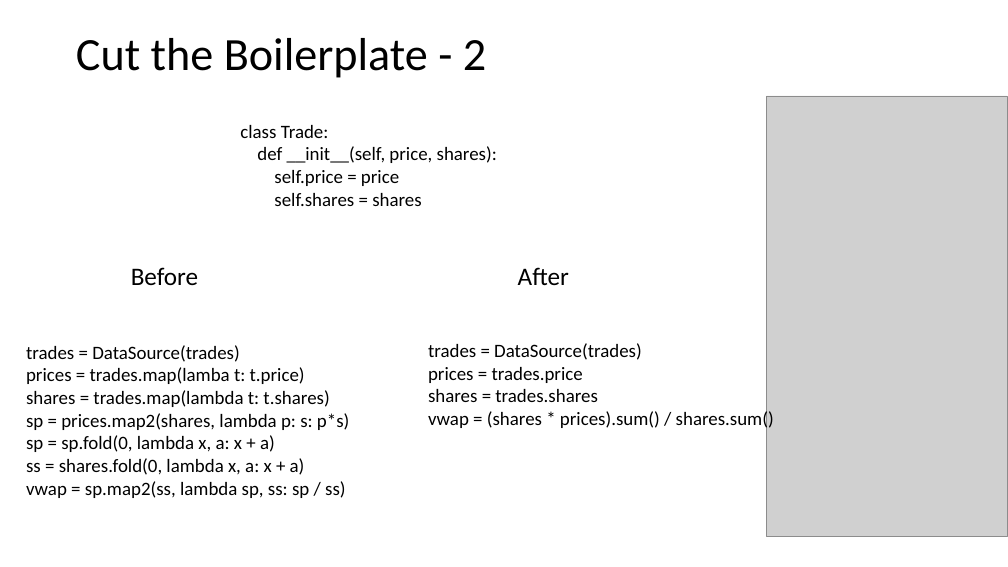
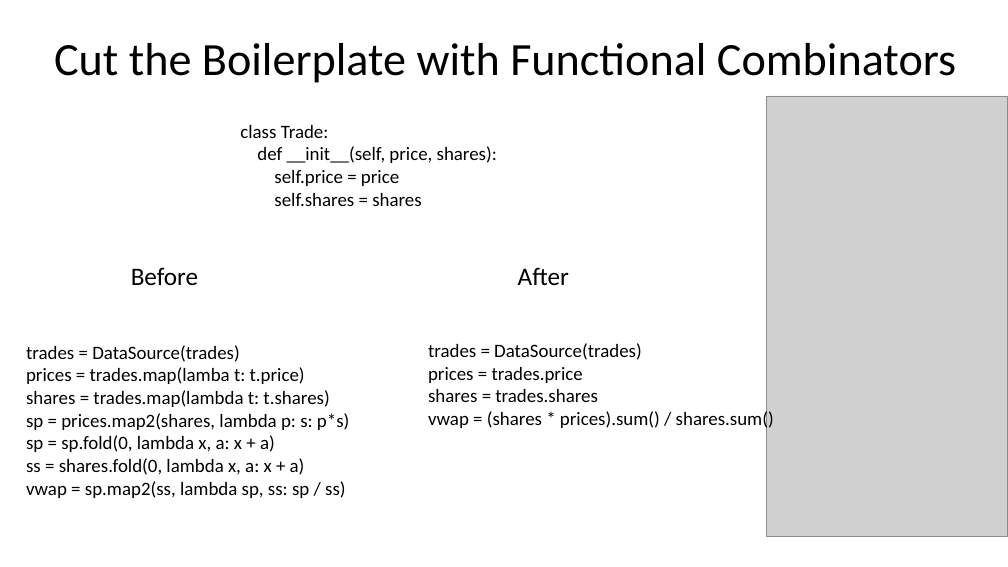
Before and after one commit to tengso/pyflow, a slide deck: slide 9 of flow/pyflow.ppt. Drawn at 1008x567 pixels with LibreOffice and Linux fonts; fonts in the diff are those of the drawing; grey boxes stand for pictures. Boxes give left, top, right and bottom in pixels: in the first picture for what was removed or moved away, otherwise in the second. Text is boxed around its words. In the diff, an @@ line names an element or a change of style, - is before the commit and + after.

```diff
--- a/flow/pyflow.ppt
+++ b/flow/pyflow.ppt
@@ title at bbox=[54, 43, 956, 83]: text changed @@
-Cut the Boilerplate - 2
+Cut the Boilerplate with Functional Combinators
```
Also in this commit, not shown: 8 other slides changed, 1 slide added, 1 slide removed, 1 other file.
